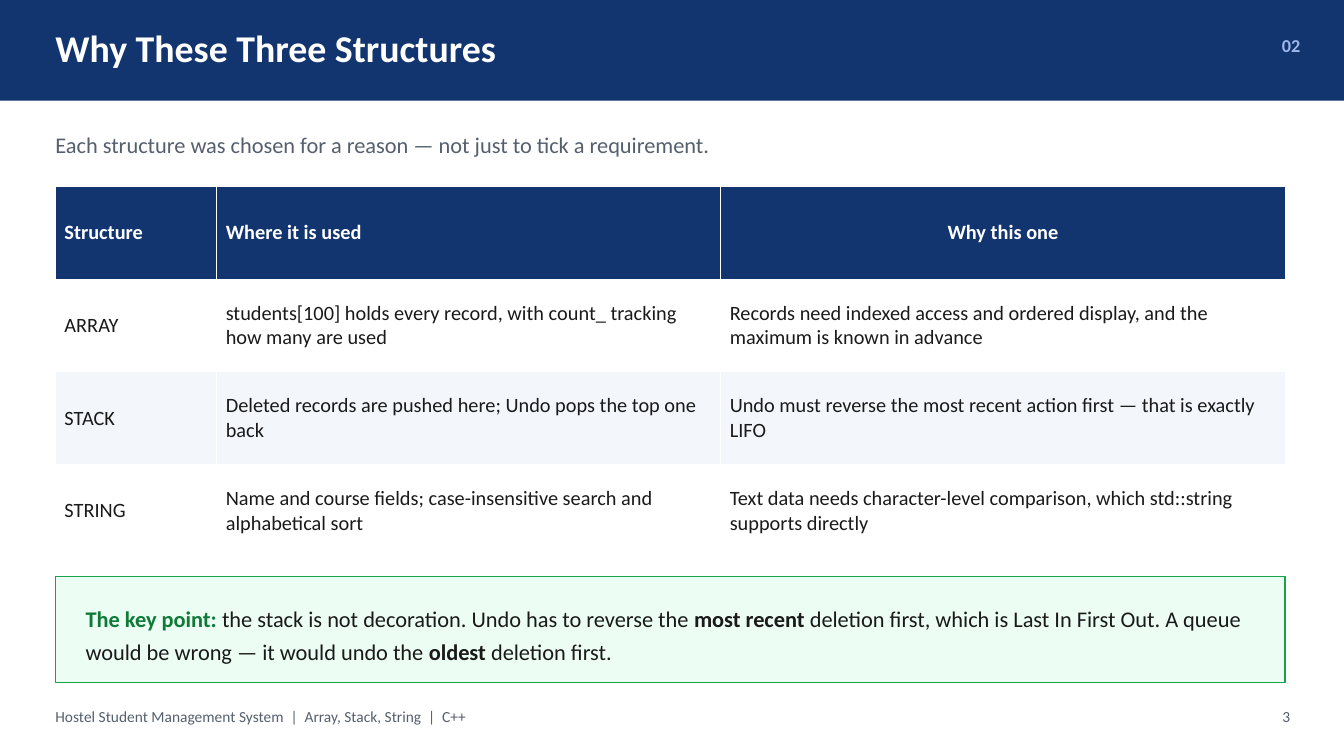
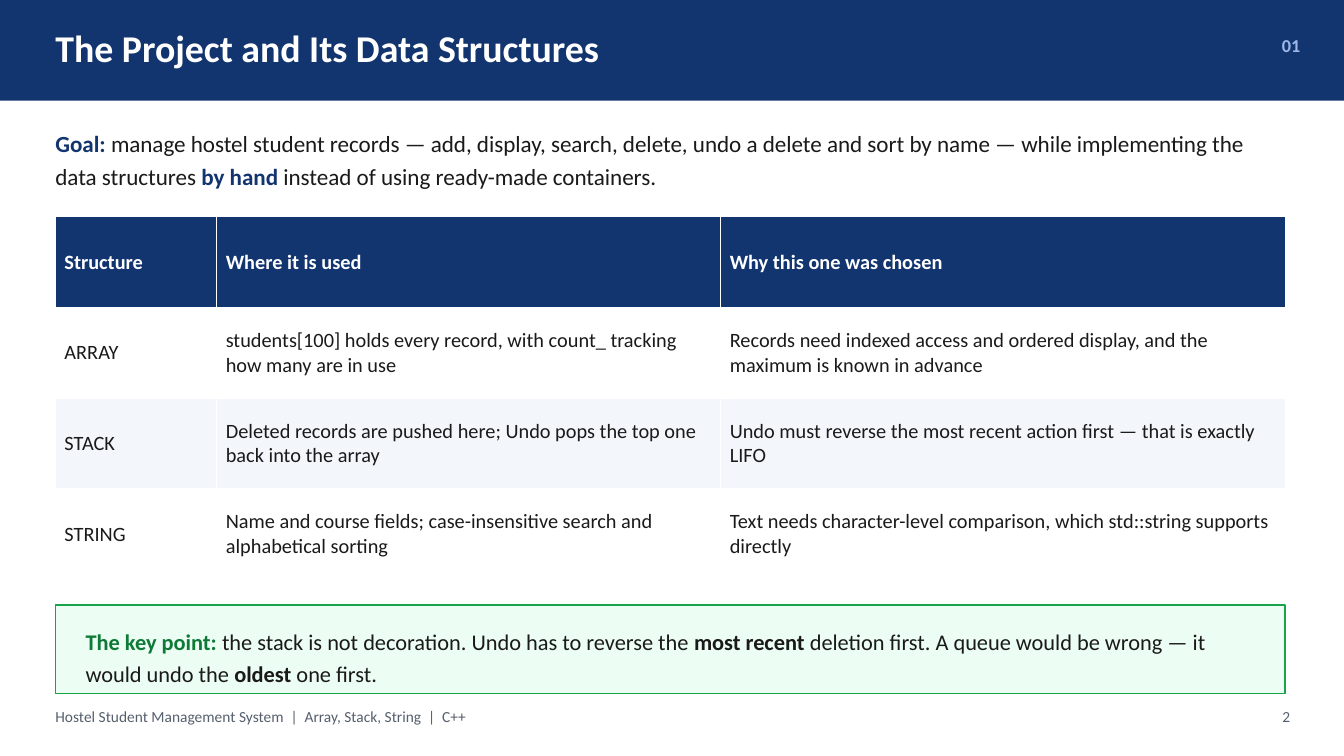
Before and after one commit to botvik155/apfa-data-structures, a slide deck: slide 2 of docs/DS_Project_2_Presentation.pptx (slide 3 before the commit). Drawn at 1344x756 pixels with LibreOffice and Linux fonts; fonts in the diff are those of the drawing. Boxes give left, top, right and bottom in pixels: in the first picture for what was removed or moved away, otherwise in the second. Text is boxed around its words. In the diff, an @@ line names an element or a change of style, - is before the commit and + after.

```diff
--- a/docs/DS_Project_2_Presentation.pptx
+++ b/docs/DS_Project_2_Presentation.pptx
@@ text at [55,35,599,69]: text changed @@
-Why These Three Structures
+The Project and Its Data Structures
@@ text at [1282,40,1300,52]: text changed @@
-02
+01
@@ text at [55,135,1243,189]: text changed; size 16 to 16.5 pt; text colour #555F6D to #1A1A1A @@
-Each structure was chosen for a reason — not just to tick a requirement.
+Goal: manage hostel student records — add, display, search, delete, undo a delete and sort by name — while implementing the data structures by hand instead of using ready-made containers.
@@ table at [55,217,1286,580] @@
-row 1, column 3: Why this one
+row 1, column 3: Why this one was chosen
-row 2, column 2: students[100] holds every record, with count_ tracking how many are used
+row 2, column 2: students[100] holds every record, with count_ tracking how many are in use
-row 3, column 2: Deleted records are pushed here; Undo pops the top one back
+row 3, column 2: Deleted records are pushed here; Undo pops the top one back into the array
-row 4, column 2: Name and course fields; case-insensitive search and alphabetical sort
+row 4, column 2: Name and course fields; case-insensitive search and alphabetical sorting
-row 4, column 3: Text data needs character-level comparison, which std::string supports directly
+row 4, column 3: Text needs character-level comparison, which std::string supports directly
@@ table: place and size @@
-table at [55,187,1286,558]
+table at [55,217,1286,580]
@@ rectangle: place and size @@
-rectangle at [55,577,1286,683]
+rectangle at [55,605,1286,694]
@@ text at [86,634,1206,682]: text changed @@
-The key point: the stack is not decoration. Undo has to reverse the most recent deletion first, which is Last In First Out. A queue would be wrong — it would undo the oldest deletion first.
+The key point: the stack is not decoration. Undo has to reverse the most recent deletion first. A queue would be wrong — it would undo the oldest one first.
@@ text at [1282,712,1290,722]: text changed @@
-3
+2
```
Also in this commit, not shown: 5 other slides changed, 1 slide added, 9 slides removed, 3 other files.
